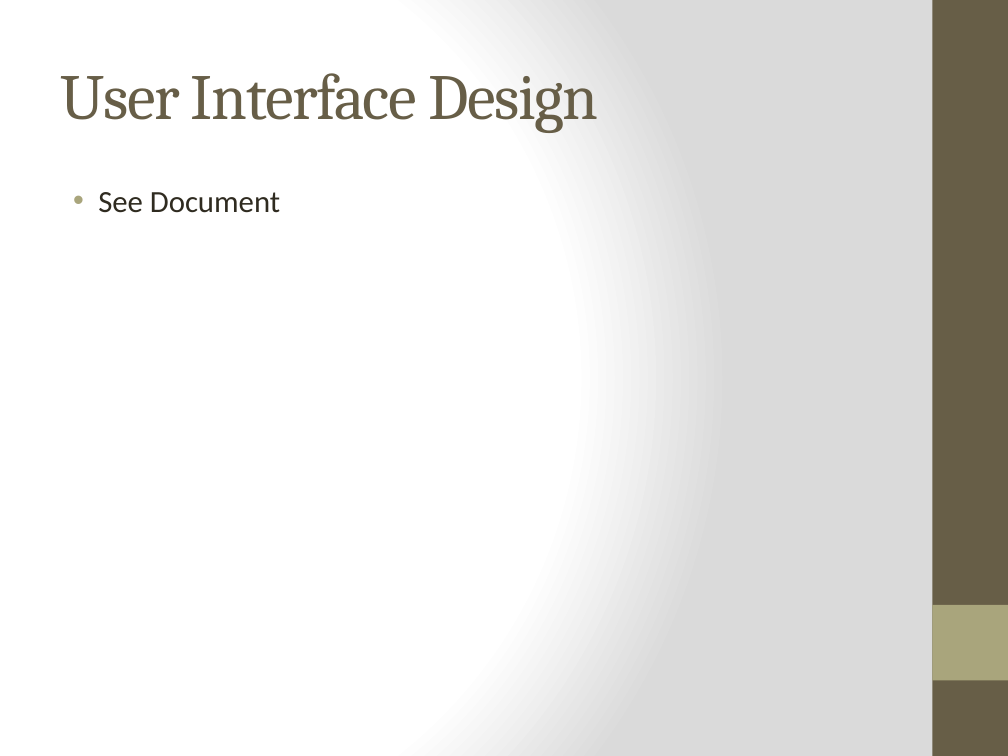
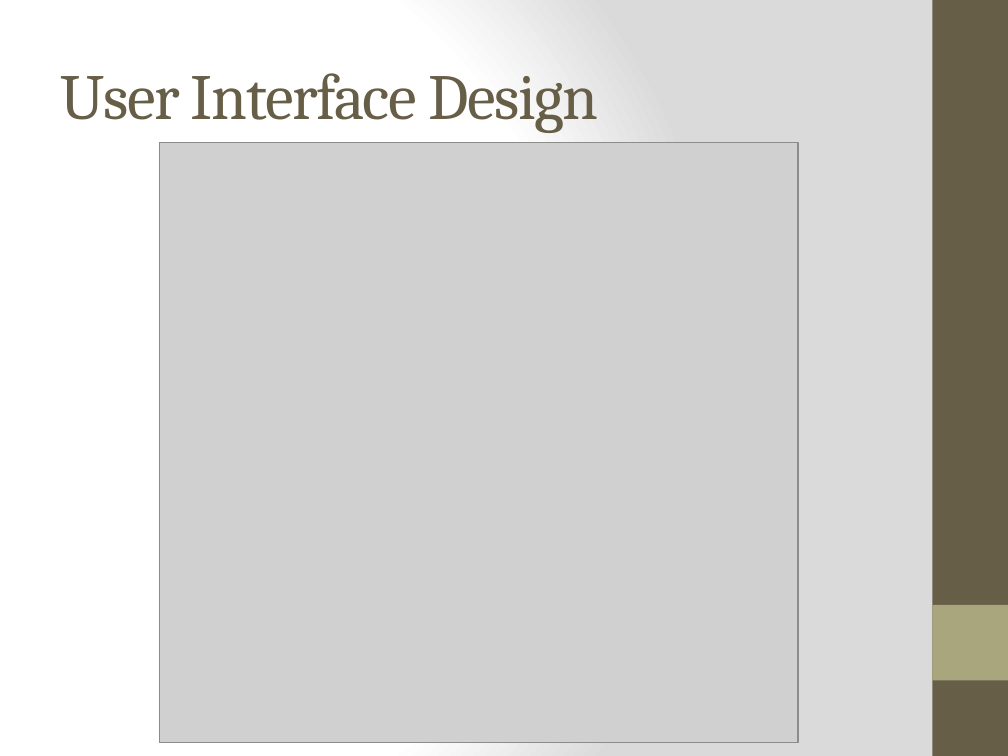
Before and after one commit to WesleyTrescott/MVC-Capstone, a slide deck: slide 32 of Design Specification/Design Specification.pptx (slide 29 before the commit). Drawn at 1008x756 pixels with LibreOffice and Linux fonts; fonts in the diff are those of the drawing; grey boxes stand for pictures. Boxes give left, top, right and bottom in pixels: in the first picture for what was removed or moved away, otherwise in the second. Text is boxed around its words. In the diff, an @@ line names an element or a change of style, - is before the commit and + after.

Commit message:
Final draft design spec

```diff
--- a/Design Specification/Design Specification.pptx
+++ b/Design Specification/Design Specification.pptx
@@ picture added at (159, 143, 797, 743) @@
@@ text removed at (98, 192, 280, 213) @@
-• See Document
```
Also in this commit, not shown: 18 other slides changed, 9 slides added, 3 other files.
